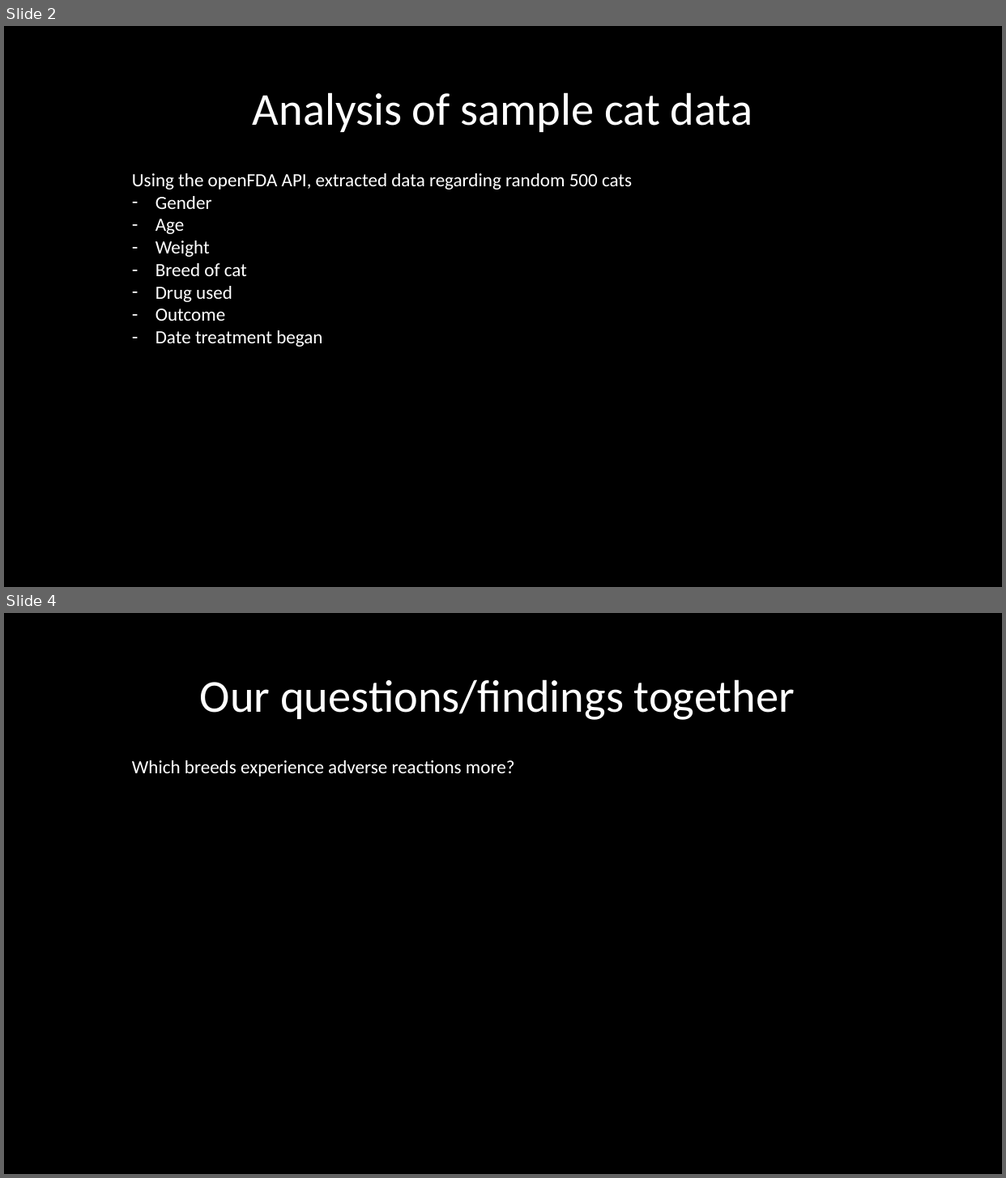
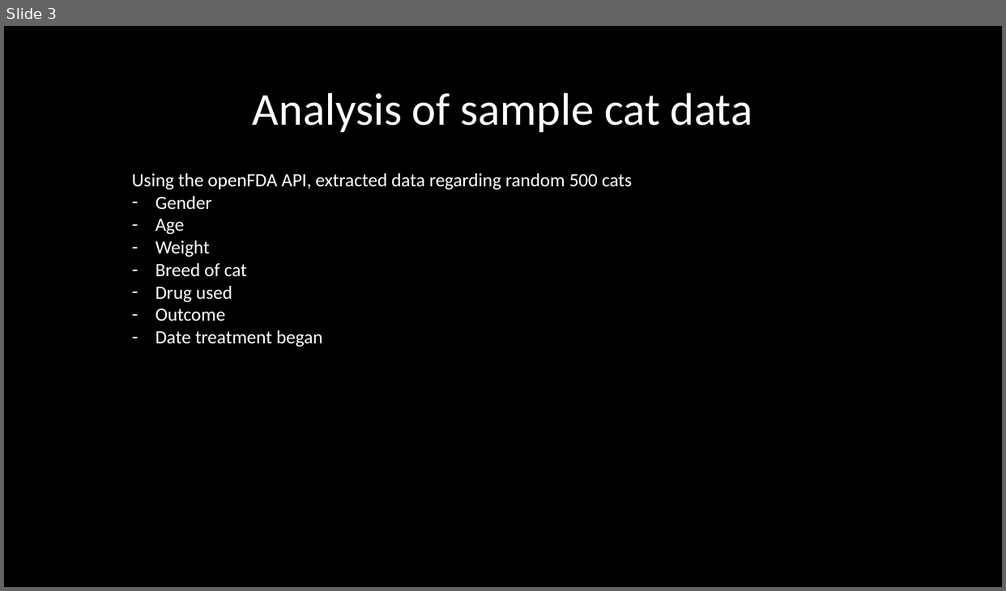
Before and after one commit to lilla-b/EDA, a slide deck: US_Food_Drug_Admin.pptx. Shown one above the other, each under a label of ours: slides 2 and 4 before the commit, slide 3 after it; the slides between them are not shown. The pictures are 1006x1178 and 1006x591 pixels, drawn with LibreOffice and Linux fonts; fonts in the diff are those of the drawing. Boxes give left, top, right and bottom in pixels: in the first picture for what was removed or moved away, otherwise in the second. Text is boxed around its words. In the diff, an @@ line names an element or a change of style, - is before the commit and + after.

```diff
--- a/US_Food_Drug_Admin.pptx
+++ b/US_Food_Drug_Admin.pptx
@@ slide 4 removed at (4,613,1002,1174), background #000000 @@
@@ title removed at (200,679,795,720) @@
-Our questions/findings together
@@ text removed at (132,760,515,777) @@
-Which breeds experience adverse reactions more?
@@ what was slide 2 is now slide 3 @@
```
Also in this commit, not shown: 6 slides added, 3 other slides removed.
